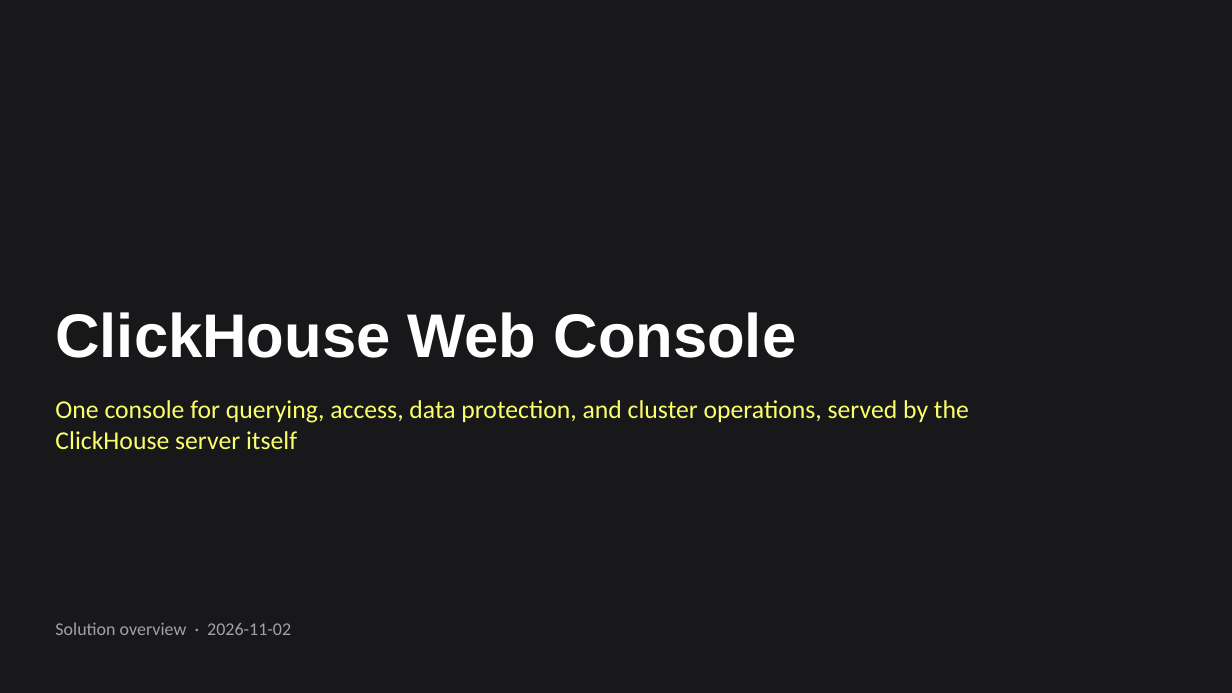
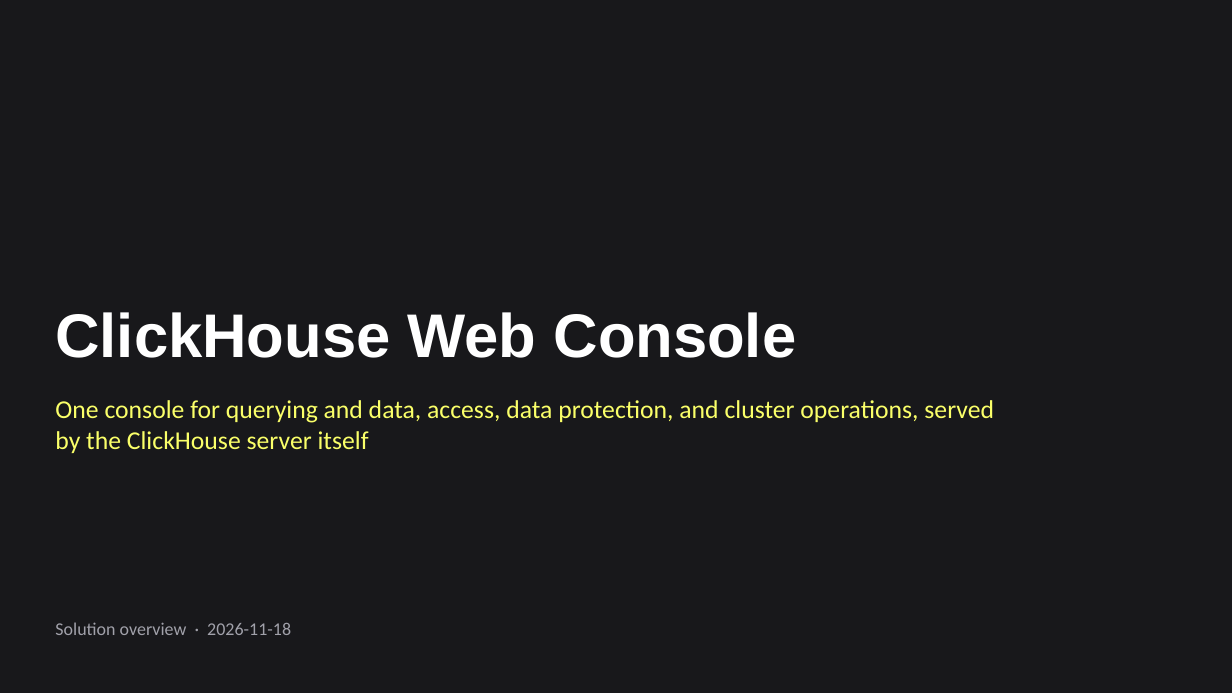
Before and after one commit to Bassirah/ClickHouse-private, a slide deck: slide 1 of docs/custom_dev/ClickHouse-Web-Console-Solution.pptx. Drawn at 1232x693 pixels with LibreOffice and Linux fonts; fonts in the diff are those of the drawing. Boxes give left, top, right and bottom in pixels: in the first picture for what was removed or moved away, otherwise in the second. Text is boxed around its words. In the diff, an @@ line names an element or a change of style, - is before the commit and + after.

```diff
--- a/docs/custom_dev/ClickHouse-Web-Console-Solution.pptx
+++ b/docs/custom_dev/ClickHouse-Web-Console-Solution.pptx
@@ text at bbox=[55, 400, 994, 453]: text changed @@
-One console for querying, access, data protection, and cluster operations, served by the ClickHouse server itself
+One console for querying and data, access, data protection, and cluster operations, served by the ClickHouse server itself
@@ text at bbox=[55, 622, 291, 635]: text changed @@
-Solution overview · 2026-11-02
+Solution overview · 2026-11-18
```
Also in this commit, not shown: 9 other slides changed, 9 slides added, 1 other file.
